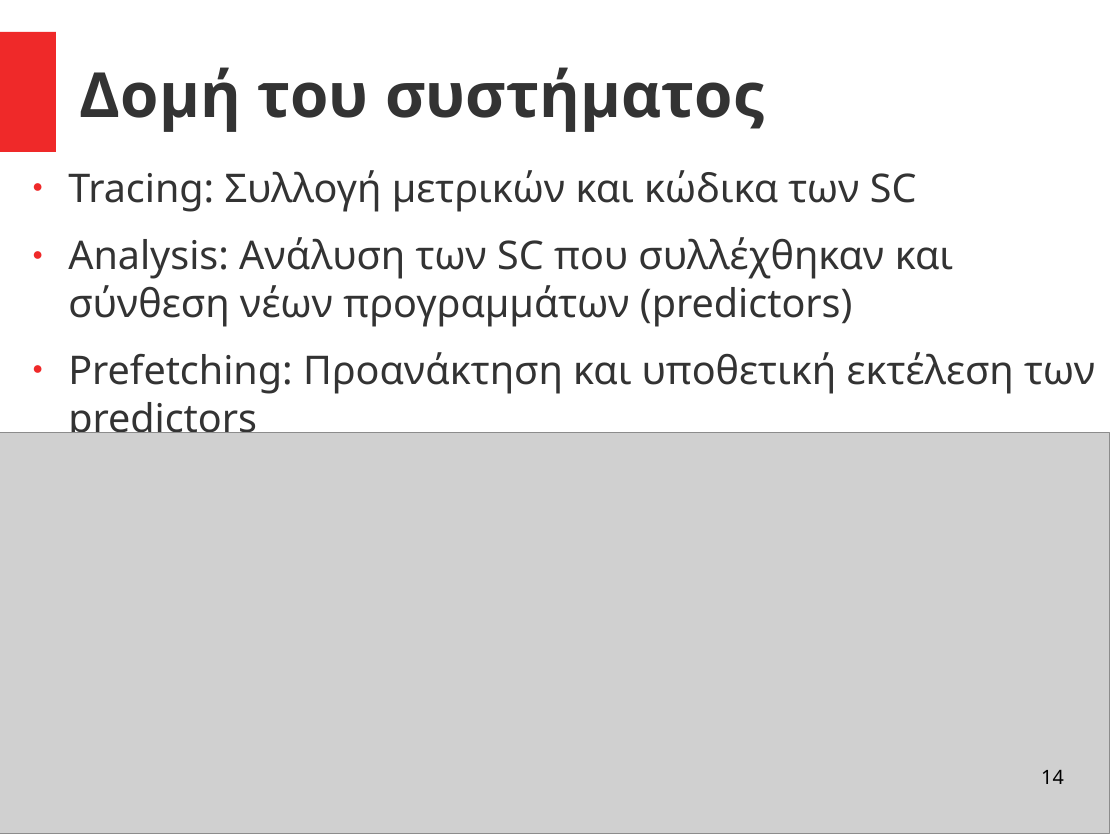
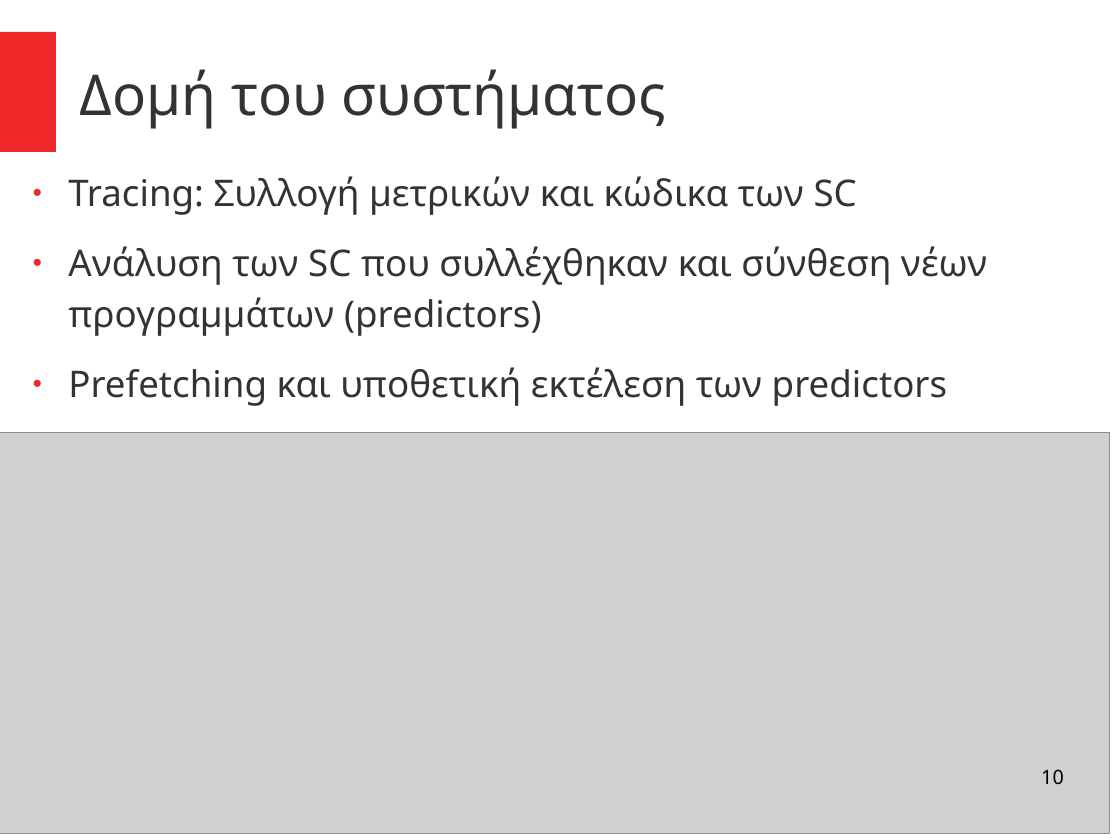
Before and after one commit to el15066/Diplomatiki, a slide deck: slide 10 of main/Presentation.odp (slide 14 before the commit). Drawn at 1120x840 pixels with LibreOffice and Linux fonts; fonts in the diff are those of the drawing; grey boxes stand for pictures. Boxes give left, top, right and bottom in pixels: in the first picture for what was removed or moved away, otherwise in the second. Text is boxed around its words. In the diff, an @@ line names an element or a change of style, - is before the commit and + after.

```diff
--- a/main/Presentation.odp
+++ b/main/Presentation.odp
@@ title "Δομή του συστήματος" at (80, 69, 666, 129): size 44 to 40 pt, bold off @@
@@ text at (68, 176, 857, 215): size 28 to 26 pt in "Tracing: Συλλογή μετρικών και κώδικα των SC"; line spacing 1 to 1.15 @@
@@ text at (68, 246, 988, 406): text changed; size 28 to 26 pt @@
-● Analysis: Ανάλυση των SC που συλλέχθηκαν και σύνθεση νέων προγραμμάτων (predictors)
-● Prefetching: Προανάκτηση και υποθετική εκτέλεση των predictors
+● Ανάλυση των SC που συλλέχθηκαν και σύνθεση νέων προγραμμάτων (predictors)
+● Prefetching και υποθετική εκτέλεση των predictors
@@ page number at (1041, 769, 1064, 784): text changed @@
-14
+10
```
Also in this commit, not shown: 16 other slides changed, 5 slides added, 19 slides removed, 1 other file.
